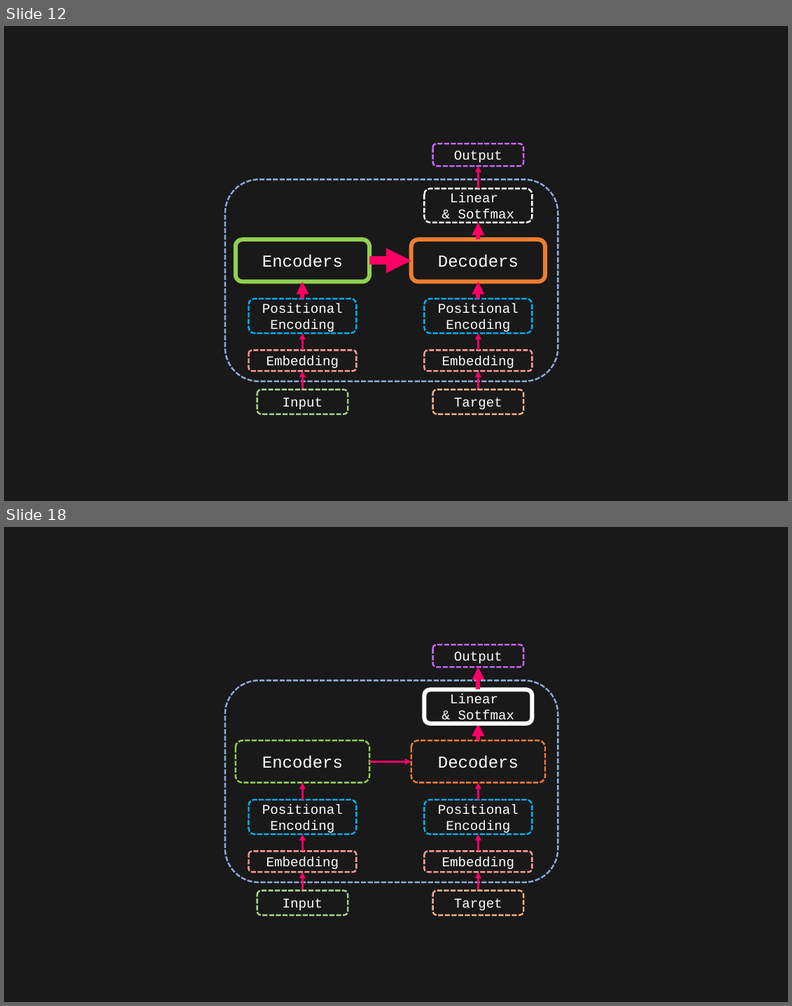
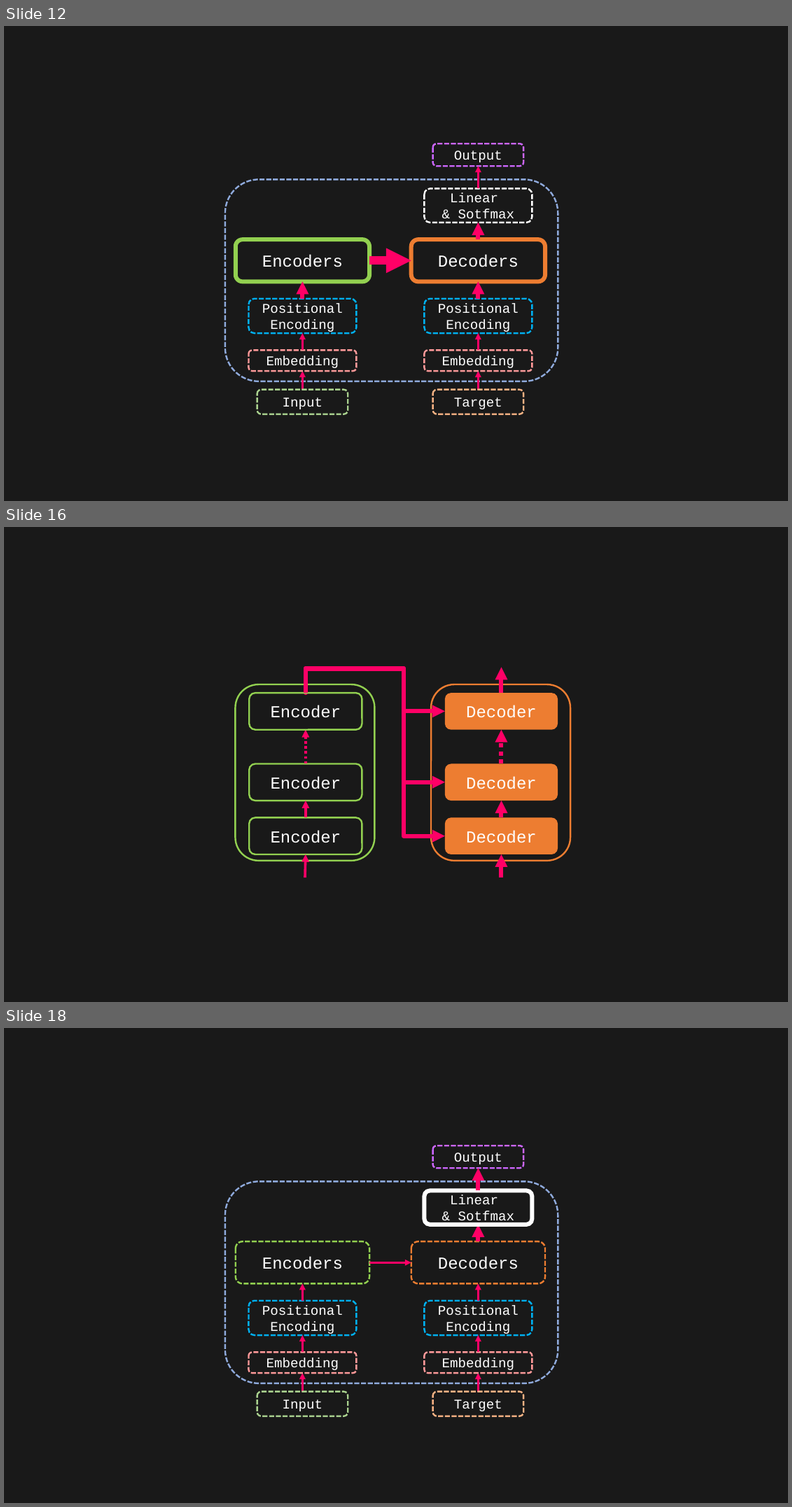
Before and after one commit to toonnyy8/PPT, a slide deck: Attention-is-all-you-need/image.pptx. Shown one above the other, each under a label of ours: slides 12 and 18 before the commit, slides 12, 16 and 18 after it; the slides between them are not shown. The pictures are 792x1006 and 792x1507 pixels, drawn with LibreOffice and Linux fonts; fonts in the diff are those of the drawing. Boxes give left, top, right and bottom in pixels: in the first picture for what was removed or moved away, otherwise in the second. Text is boxed around its words. In the diff, an @@ line names an element or a change of style, - is before the commit and + after.

```diff
--- a/Attention-is-all-you-need/image.pptx
+++ b/Attention-is-all-you-need/image.pptx
@@ slide 16 added at (4, 527, 788, 1002), background #191919 @@
@@ elbow arrow added from (306, 693) to (445, 836), #FF0066 10 pt @@
@@ elbow arrow added from (306, 693) to (445, 782), #FF0066 10 pt @@
@@ elbow arrow added from (306, 693) to (445, 711), #FF0066 10 pt @@
@@ arrow added from (501, 693) to (501, 667), #FF0066 10 pt @@
@@ rounded rectangle added at (236, 685, 375, 861), outline #92D050 4 pt @@
@@ rounded rectangle added at (249, 693, 362, 730), outline #92D050 4 pt, 40 pt, text #FFFFFF @@
+Encoder
@@ rounded rectangle added at (431, 685, 570, 861), outline #ED7D31 4 pt @@
@@ rounded rectangle added at (445, 693, 558, 730), fill #ED7D31, 40 pt, text #FFFFFF @@
+Decoder
@@ arrow added from (306, 764) to (306, 730), #FF0066 6 pt dashed @@
@@ arrow added from (501, 764) to (501, 730), #FF0066 10 pt dashed @@
@@ rounded rectangle added at (249, 764, 362, 801), outline #92D050 4 pt, 40 pt, text #FFFFFF @@
+Encoder
@@ rounded rectangle added at (445, 764, 558, 801), fill #ED7D31, 40 pt, text #FFFFFF @@
+Decoder
@@ rounded rectangle added at (249, 817, 362, 855), outline #92D050 4 pt, 40 pt, text #FFFFFF @@
+Encoder
@@ arrow added from (306, 817) to (306, 801), #FF0066 6 pt @@
@@ rounded rectangle added at (445, 817, 558, 855), fill #ED7D31, 40 pt, text #FFFFFF @@
+Decoder
@@ arrow added from (501, 817) to (501, 801), #FF0066 10 pt @@
@@ arrow added from (305, 878) to (306, 855), #FF0066 6 pt @@
@@ arrow added from (501, 878) to (501, 855), #FF0066 10 pt @@
```
Also in this commit, not shown: 3 slides changed, 1 other slide added, 2 slides removed, 9 other files.
